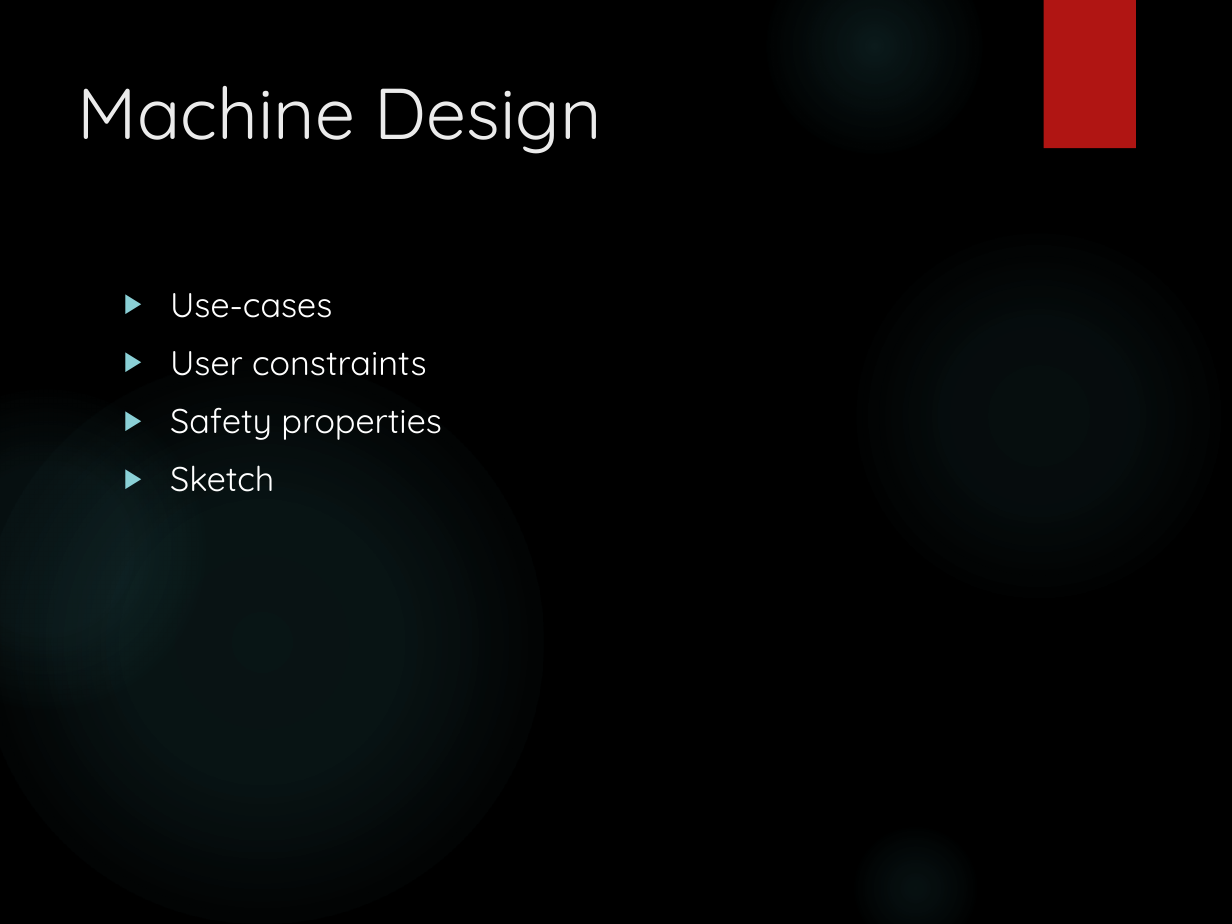
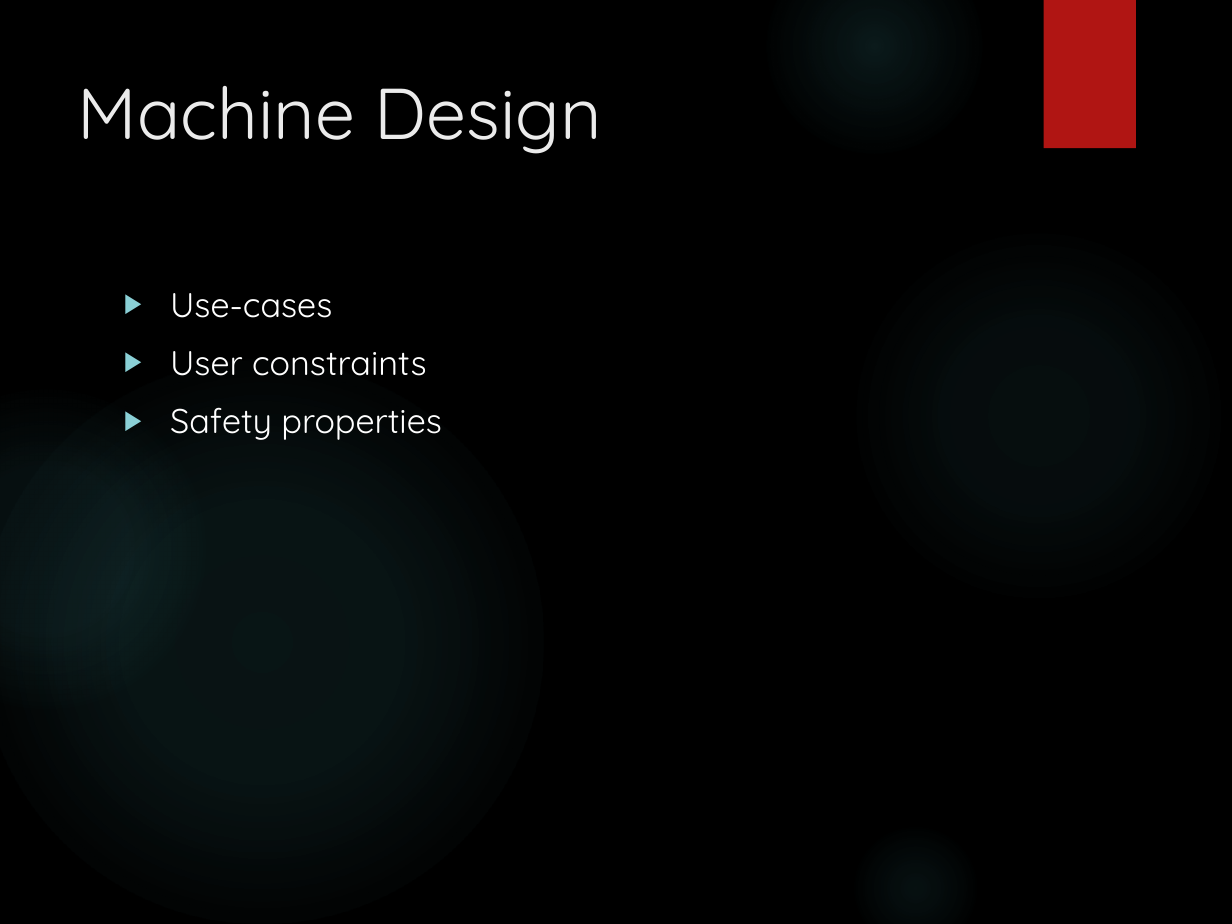
Before and after one commit to Boelensman1/DBL-Embedded-Systems, a slide deck: slide 4 of Mid-term presentation/DBL Embedded Systems.pptx. Drawn at 1232x924 pixels with LibreOffice and Linux fonts; fonts in the diff are those of the drawing; background and template pictures are left out. Boxes give left, top, right and bottom in pixels: in the first picture for what was removed or moved away, otherwise in the second. Text is boxed around its words. In the diff, an @@ line names an element or a change of style, - is before the commit and + after.

Commit message:
Expanded sketch part, added sketch slide and added machine design doc
Machine design doc, so I could work with it, because it wasn't in this
branch

```diff
--- a/Mid-term presentation/DBL Embedded Systems.pptx
+++ b/Mid-term presentation/DBL Embedded Systems.pptx
@@ text at [170, 465, 274, 492]: paragraph removed @@
-▶ Sketch
```
Also in this commit, not shown: 1 slide added, 2 other files.
